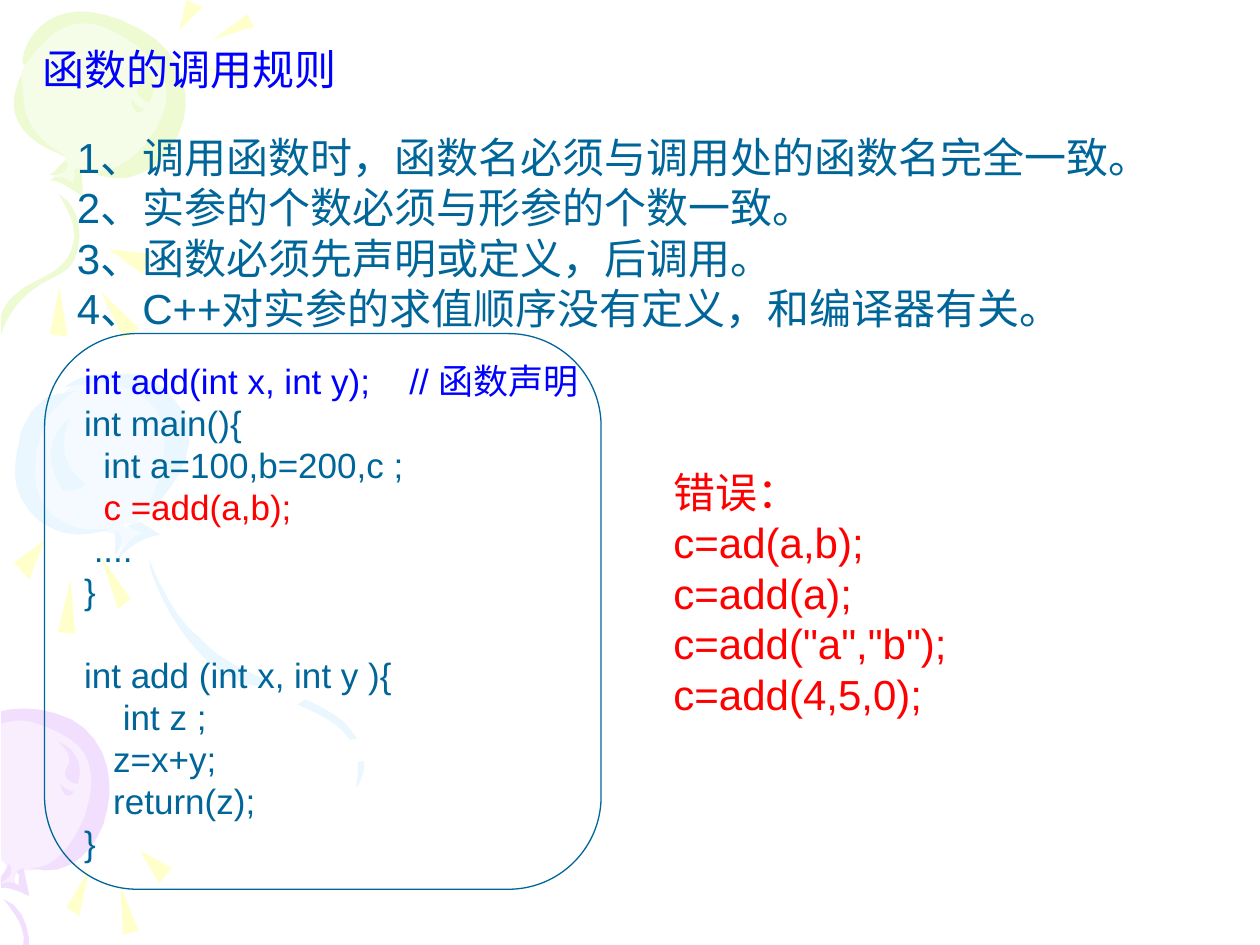
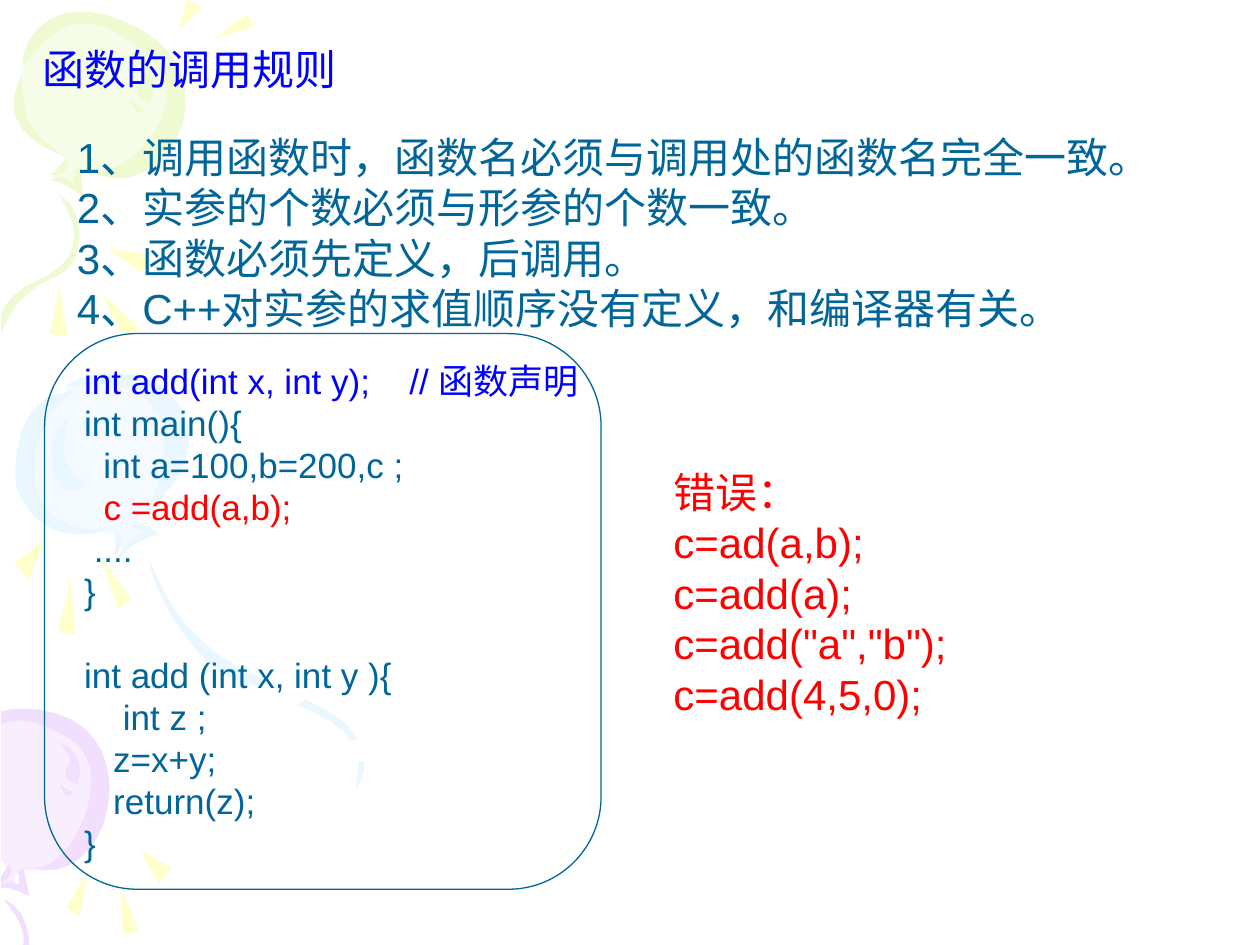
Before and after one commit to Changhe160/Changhe160.github.io, a slide deck: slide 11 of teachingRes/Cplusplus/unit03函数.ppt. Drawn at 1260x945 pixels with LibreOffice and Linux fonts; fonts in the diff are those of the drawing. Boxes give left, top, right and bottom in pixels: in the first picture for what was removed or moved away, otherwise in the second. Text is boxed around its words. In the diff, an @@ line names an element or a change of style, - is before the commit and + after.

```diff
--- a/teachingRes/Cplusplus/unit03函数.ppt
+++ b/teachingRes/Cplusplus/unit03函数.ppt
@@ text at [77,240,646,279]: text changed @@
-3、函数必须先声明或定义，后调用。
+3、函数必须先定义，后调用。
```
Also in this commit, not shown: 89 other slides changed.
